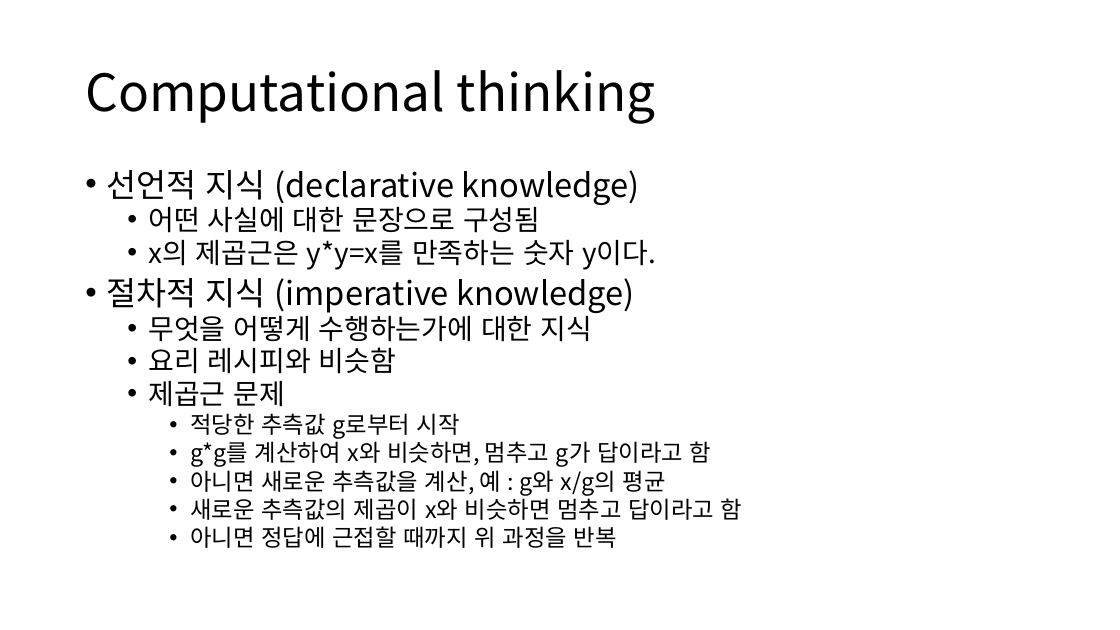
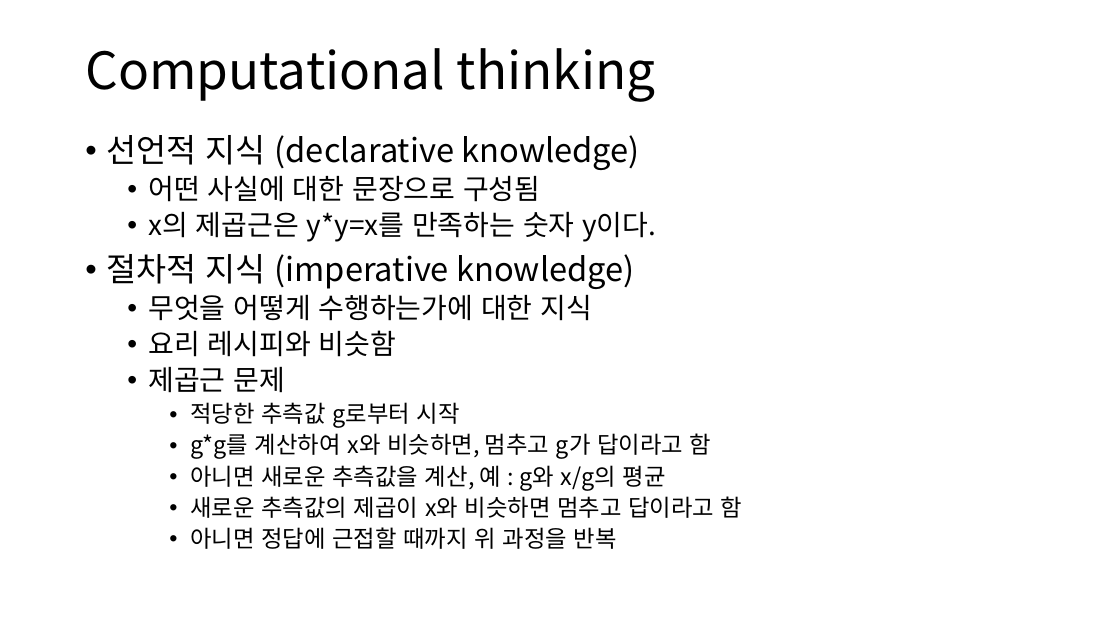
Before and after one commit to ksublee/SPuP, a slide deck: slide 3 of ppt/Python_1_소개.pptx. Drawn at 1120x630 pixels with LibreOffice and Linux fonts; fonts in the diff are those of the drawing. Boxes give left, top, right and bottom in pixels: in the first picture for what was removed or moved away, otherwise in the second. Text is boxed around its words. In the diff, an @@ line names an element or a change of style, - is before the commit and + after.

```diff
--- a/ppt/Python_1_소개.pptx
+++ b/ppt/Python_1_소개.pptx
@@ title "Computational thinking": place and size @@
-title "Computational thinking" at bbox=[85, 70, 656, 124]
+title "Computational thinking" at bbox=[85, 48, 656, 102]
@@ text "선언적 지식 (declarative knowledge)": place and size @@
-text "선언적 지식 (declarative knowledge)" at bbox=[106, 170, 742, 548]
+text "선언적 지식 (declarative knowledge)" at bbox=[106, 135, 742, 549]
@@ text "선언적 지식 (declarative knowledge)" at bbox=[106, 135, 742, 549]: line spacing 0.8 to 0.9 @@
```
Also in this commit, not shown: 1 other slide changed, 1 other file.
